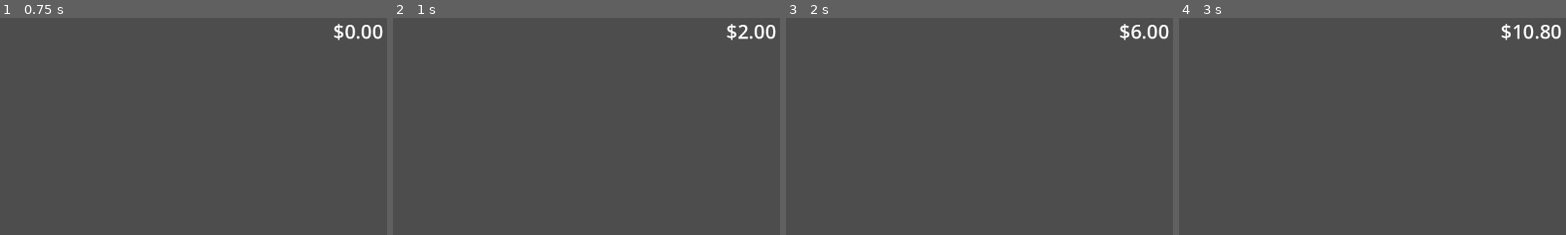
Above: before the commit, frames 1-4 (left to right).
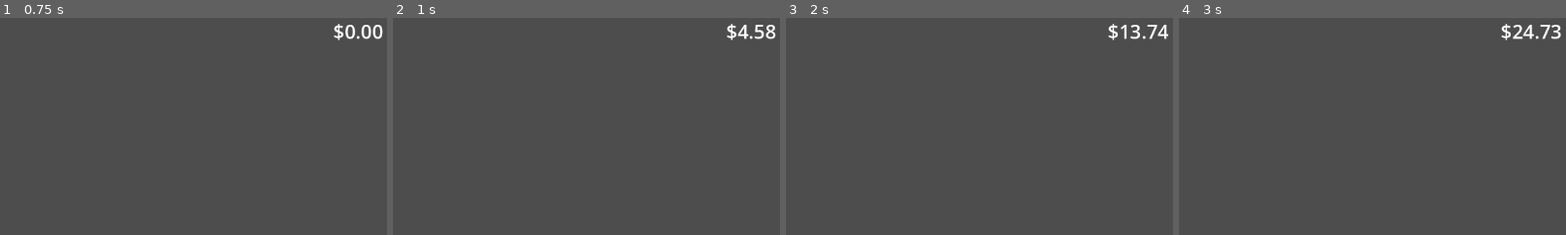
Above: after the commit, the same moments.

Repository: cdurran9/teeny-konbini
Game: Godot game, scene res://scenes/levels/main_level.tscn
Two runs of this game, one before a commit and one after it. Both use one fixed random seed, a clock stepped at 60 frames per second and the inputs below.
Inputs:
- Up to frame 1 (0.75 s): click "Soda Fountain ($50.00)" at 0.5 s
- Up to frame 2 (1 s): no input
- Up to frame 3 (2 s): click "Candy ($10.00)" at 1.25 s
- Up to frame 4 (3 s): click "Manipulative Marketing ($100.…" at 2 s; tap Enter at 2.75 s
The pictures show only the part of the screen within x 50-100%, y 0-50%; the shares and areas given below are measured in that part.

Frame 1 is identical in both runs. In frame 2, 0.3% of the frame differs, in the area x 88-99%, y 3-10%; in frame 3, 0.6%, in the area x 83-99%, y 2-11%; in frame 4, 0.4%.

Commit message:
Revamp tick calculation and two-axis currency

Diff:
--- /dev/null
+++ b/resources/customers/concrete/college_student.tres
@@ -0,0 +1,13 @@
+[gd_resource type="Resource" script_class="CustomerArchetype" format=3 uid="uid://dbtt0hcbh4rs8"]
+
+[ext_resource type="Script" uid="uid://bejlg5b7cakcl" path="res://resources/customers/customer_archetype.gd" id="1_college_student"]
+
+[resource]
+script = ExtResource("1_college_student")
+id = "college_student"
+display_name = "College Student"
+dwell_time = 0.7
+price_sensitivity = 0.7
+product_affinities = Array[String](["Food", "Drink", "Junk"])
+loyalty_weight = 0.6
+visit_frequency = 3.0
--- /dev/null
+++ b/resources/customers/concrete/commuter.tres
@@ -0,0 +1,13 @@
+[gd_resource type="Resource" script_class="CustomerArchetype" format=3]
+
+[ext_resource type="Script" path="res://resources/customers/customer_archetype.gd" id="1_commuter"]
+
+[resource]
+script = ExtResource("1_commuter")
+id = "commuter"
+display_name = "Commuter"
+dwell_time = 0.3
+price_sensitivity = 0.2
+product_affinities = Array[String](["Drink", "Impulse"])
+loyalty_weight = 0.2
+visit_frequency = 5.0
--- /dev/null
+++ b/resources/customers/concrete/local_regular.tres
@@ -0,0 +1,13 @@
+[gd_resource type="Resource" script_class="CustomerArchetype" format=3]
+
+[ext_resource type="Script" path="res://resources/customers/customer_archetype.gd" id="1_local_regular"]
+
+[resource]
+script = ExtResource("1_local_regular")
+id = "local_regular"
+display_name = "Local Regular"
+dwell_time = 0.8
+price_sensitivity = 0.3
+product_affinities = Array[String](["Food", "Drink", "Junk", "Impulse"])
+loyalty_weight = 1.0
+visit_frequency = 2.0
--- /dev/null
+++ b/resources/customers/customer_archetype.gd
@@ -0,0 +1,10 @@
+extends Resource
+class_name CustomerArchetype
+
+@export var id: String
+@export var display_name: String
+@export var dwell_time: float           # future: affects queue capacity
+@export var price_sensitivity: float    # 0.0–1.0; higher = more price-averse
+@export var product_affinities: Array[String]  # matched against ProductDefinition.tags
+@export var loyalty_weight: float       # contribution to brand_reputation per visit
+@export var visit_frequency: float      # base visits per tick (scaled by distribution weight)
--- /dev/null
+++ b/resources/locations/concrete/strip_mall.tres
@@ -0,0 +1,13 @@
+[gd_resource type="Resource" script_class="LocationDef" format=3 uid="uid://b0g3m4ppkwsqx"]
+
+[ext_resource type="Script" uid="uid://dwu12uhsegfo6" path="res://resources/locations/location_def.gd" id="1_strip_mall"]
+
+[resource]
+script = ExtResource("1_strip_mall")
+id = "strip_mall"
+display_name = "Strip Mall"
+archetype_distribution = Dictionary[String, float]({
+"college_student": 0.3,
+"commuter": 0.4,
+"local_regular": 0.3
+})
--- /dev/null
+++ b/resources/locations/location_def.gd
@@ -0,0 +1,10 @@
+extends Resource
+class_name LocationDef
+
+@export var id: String
+@export var display_name: String
+# archetype_id → weight (weights should sum to 1.0)
+@export var archetype_distribution: Dictionary[String, float] = {}
+@export var base_shelf_organization: float = 1.0
+@export var base_dwell_modifier: float = 1.0
+@export var reputation_requirement: float = 0.0
--- a/resources/products/concrete/candy.tres
+++ b/resources/products/concrete/candy.tres
@@ -6,5 +6,5 @@
 script = ExtResource("1_gwh22")
 id = "candy"
 display_name = "Candy"
-margin = 2.0
+base_price = 2.0
 tags = Array[String](["Food", "Junk", "Impulse"])
--- a/resources/products/concrete/soda.tres
+++ b/resources/products/concrete/soda.tres
@@ -6,5 +6,5 @@
 script = ExtResource("1_kbvfd")
 id = "soda"
 display_name = "Soda"
-margin = 2.0
+base_price = 2.0
 tags = Array[String](["Drink", "Junk"])
--- a/resources/products/product_data.json
+++ b/resources/products/product_data.json
@@ -1,14 +1,14 @@
 [
   {
-    "id": "soda",
-    "display_name": "Soda",
-    "margin": 2,
-    "tags": ["Drink", "Junk"]
+	"id": "soda",
+	"display_name": "Soda",
+	"base_price": 2,
+	"tags": ["Drink", "Junk"]
   },
   {
-    "id": "candy",
-    "display_name": "Candy",
-    "margin": 2,
-    "tags": ["Food", "Junk", "Impulse"]
+	"id": "candy",
+	"display_name": "Candy",
+	"base_price": 2,
+	"tags": ["Food", "Junk", "Impulse"]
   }
 ]
--- a/resources/products/product_definition.gd
+++ b/resources/products/product_definition.gd
@@ -3,5 +3,5 @@
 
 @export var id: String
 @export var display_name: String
-@export var margin: float
+@export var base_price: float
 @export var tags: Array[String]
--- a/scripts/autoloads/event_bus.gd
+++ b/scripts/autoloads/event_bus.gd
@@ -3,3 +3,4 @@
 signal tick_processed(tick_data: Dictionary)
 signal money_changed(new_value: float)
 signal upgrade_purchased(upgrade: String)
+signal reputation_changed(new_value: float)
--- a/scripts/autoloads/game_loop.gd
+++ b/scripts/autoloads/game_loop.gd
@@ -17,5 +17,5 @@
 		_do_tick()
 
 func _do_tick():
-	var income := TickCalculator.calculate()
-	EventBus.tick_processed.emit({ "change_amount": income })
+	var tick: Dictionary = TickCalculator.calculate()
+	EventBus.tick_processed.emit(tick)
--- a/scripts/autoloads/game_state.gd
+++ b/scripts/autoloads/game_state.gd
@@ -1,21 +1,24 @@
 extends Node
 
 @export var starting_money := 0.0
-@export var starting_shops := 1
 
 var current_money := 0.0
-var current_shops_count := 1
+var brand_reputation := 0.0
+# Each entry: { "location_id": String, "local_reputation": float }
+var owned_stores: Array[Dictionary] = []
 var owned_upgrades: Array[String] = []
 var owned_products: Array[String] = []
 
 func _ready():
 	current_money = starting_money
-	current_shops_count = starting_shops
+	owned_stores = [{ "location_id": "strip_mall", "local_reputation": 1.0 }]
 	EventBus.tick_processed.connect(_apply_tick)
 
 func _apply_tick(tick: Dictionary):
-	current_money += tick.change_amount
+	current_money += tick.income
+	brand_reputation += tick.reputation_gain
 	EventBus.money_changed.emit(current_money)
+	EventBus.reputation_changed.emit(brand_reputation)
 
 func purchase_upgrade(id: String):
 	var def: UpgradeDef = UpgradeRegistry._upgrades.get(id)
--- a/scripts/autoloads/tick_calculator.gd
+++ b/scripts/autoloads/tick_calculator.gd
@@ -1,23 +1,52 @@
 class_name TickCalculator
 
-static func calculate() -> float:
-	var context = TickContext.new()
-	context.owned_upgrades = GameState.owned_upgrades
+static func calculate() -> Dictionary:
+	var total_income := 0.0
+	var total_rep_gain := 0.0
 
-	for upgrade in GameState.owned_upgrades:
-		var def: UpgradeDef = UpgradeRegistry._upgrades[upgrade]
-		for effect in def.effects:
-			effect.apply(context)
-	return compute_income(context)
+	for store in GameState.owned_stores:
+		var location: LocationDef = UpgradeRegistry._locations.get(store.location_id)
+		if not location:
+			push_warning("TickCalculator: unknown location_id '%s', skipping store" % store.location_id)
+			continue
 
-static func compute_income(context: TickContext):
-	var income := 0.0
-	for store in GameState.current_shops_count:
-		for product in GameState.owned_products:
-			var def: ProductDefinition = UpgradeRegistry._products[product]
-			var product_income = def.margin
-			for tag in def.tags:
-				if context.margins.has(tag):
-					product_income *= context.margins[tag] if context.margins[tag] >= 1 else 1
-			income += product_income
-	return income
+		var context := TickContext.new()
+		context.owned_upgrades = GameState.owned_upgrades
+		context.shelf_organization = location.base_shelf_organization
+
+		for upgrade_id in GameState.owned_upgrades:
+			var def: UpgradeDef = UpgradeRegistry._upgrades[upgrade_id]
+			for effect in def.effects:
+				effect.apply(context)
+
+		for archetype_id in location.archetype_distribution:
+			var weight: float = location.archetype_distribution[archetype_id]
+			var archetype: CustomerArchetype = UpgradeRegistry._archetypes.get(archetype_id)
+			if not archetype:
+				push_warning("TickCalculator: unknown archetype_id '%s', skipping" % archetype_id)
+				continue
+
+			var traffic: float = archetype.visit_frequency * weight * store.local_reputation
+
+			for product_id in GameState.owned_products:
+				var product: ProductDefinition = UpgradeRegistry._products[product_id]
+				var has_affinity := false
+				for tag in product.tags:
+					if archetype.product_affinities.has(tag):
+						has_affinity = true
+						break
+				if not has_affinity:
+					continue
+
+				var rev := product.base_price
+				rev *= (1.0 - archetype.price_sensitivity * context.price_modifier)
+				rev *= traffic
+				rev *= context.shelf_organization
+				for tag in product.tags:
+					if context.margins.has(tag):
+						rev *= context.margins[tag]
+				total_income += rev
+
+			total_rep_gain += archetype.loyalty_weight * weight * traffic * context.cleanliness
+
+	return {"income": total_income, "reputation_gain": total_rep_gain}
--- a/scripts/autoloads/tick_context.gd
+++ b/scripts/autoloads/tick_context.gd
@@ -4,9 +4,15 @@
 var purchase_rates: Dictionary = {}
 var owned_upgrades: Array[String] = []
 
+# Store-level derived stats (written by upgrade effects, read by TickCalculator)
+var shelf_organization: float = 1.0
+var price_modifier: float = 1.0
+var cleanliness: float = 1.0
+var staff_friendliness_modifier: float = 1.0
+
 func multiply_margin(category: String, factor: float):
 	var current_value = margins.get(category) if margins.get(category) != null else 1
 	margins[category] = current_value + factor
 
 func boost_purchase_rate(category: String, factor: float):
-	purchase_rates[category] = purchase_rates.get(category) + factor
+	purchase_rates[category] = purchase_rates.get(category, 0.0) + factor
--- a/scripts/autoloads/upgrade_registry.gd
+++ b/scripts/autoloads/upgrade_registry.gd
@@ -2,14 +2,20 @@
 
 var _upgrades: Dictionary = {}
 var _products: Dictionary = {}
+var _archetypes: Dictionary = {}
+var _locations: Dictionary = {}
 var _dependents: Dictionary = {}
 
 const UPGRADE_DIR = "res://resources/upgrades/concrete/"
 const PRODUCT_DIR = "res://resources/products/concrete/"
+const ARCHETYPE_DIR = "res://resources/customers/concrete/"
+const LOCATION_DIR = "res://resources/locations/concrete/"
 
 func _ready():
 	_load_all()
 	_load_all_products()
+	_load_all_archetypes()
+	_load_all_locations()
 
 func _load_all():
 	var dir = DirAccess.open(UPGRADE_DIR)
@@ -50,12 +56,54 @@
 				else:
 					_products[res.id] = res
 			else:
-				push_warning("UpgradeRegistry: skipping %s, not an ProductDefinition" % path)
+				push_warning("UpgradeRegistry: skipping %s, not a ProductDefinition" % path)
 		filename = dir.get_next()
 	dir.list_dir_end()
+	print("Upgrade registry: loaded %d products" % _products.size())
 
-	_build_independent_index()
-	print("Upgrade registry: loaded %d products" % _products.size())
+func _load_all_archetypes():
+	var dir = DirAccess.open(ARCHETYPE_DIR)
+	if not dir:
+		push_error("Upgrade registry: could not load %s" % ARCHETYPE_DIR)
+		return
+	dir.list_dir_begin()
+	var filename := dir.get_next()
+	while filename != "":
+		if not dir.current_is_dir() and filename.ends_with(".tres"):
+			var path := ARCHETYPE_DIR + filename
+			var res := ResourceLoader.load(path, "CustomerArchetype")
+			if res is CustomerArchetype:
+				if _archetypes.has(res.id):
+					push_warning("Upgrade registry: duplicate archetype ID found (%s)" % res.id)
+				else:
+					_archetypes[res.id] = res
+			else:
+				push_warning("UpgradeRegistry: skipping %s, not a CustomerArchetype" % path)
+		filename = dir.get_next()
+	dir.list_dir_end()
+	print("Upgrade registry: loaded %d archetypes" % _archetypes.size())
+
+func _load_all_locations():
+	var dir = DirAccess.open(LOCATION_DIR)
+	if not dir:
+		push_error("Upgrade registry: could not load %s" % LOCATION_DIR)
+		return
+	dir.list_dir_begin()
+	var filename := dir.get_next()
+	while filename != "":
+		if not dir.current_is_dir() and filename.ends_with(".tres"):
+			var path := LOCATION_DIR + filename
+			var res := ResourceLoader.load(path, "LocationDef")
+			if res is LocationDef:
+				if _locations.has(res.id):
+					push_warning("Upgrade registry: duplicate location ID found (%s)" % res.id)
+				else:
+					_locations[res.id] = res
+			else:
+				push_warning("UpgradeRegistry: skipping %s, not a LocationDef" % path)
+		filename = dir.get_next()
+	dir.list_dir_end()
+	print("Upgrade registry: loaded %d locations" % _locations.size())
 
 func _build_independent_index():
 	for id in _upgrades:
Not shown, changed: addons/product_importer/product_builder.gd
Not shown, added: resources/customers/customer_archetype.gd.uid
Not shown, added: resources/locations/location_def.gd.uid
Not shown, added: CLAUDE.md
